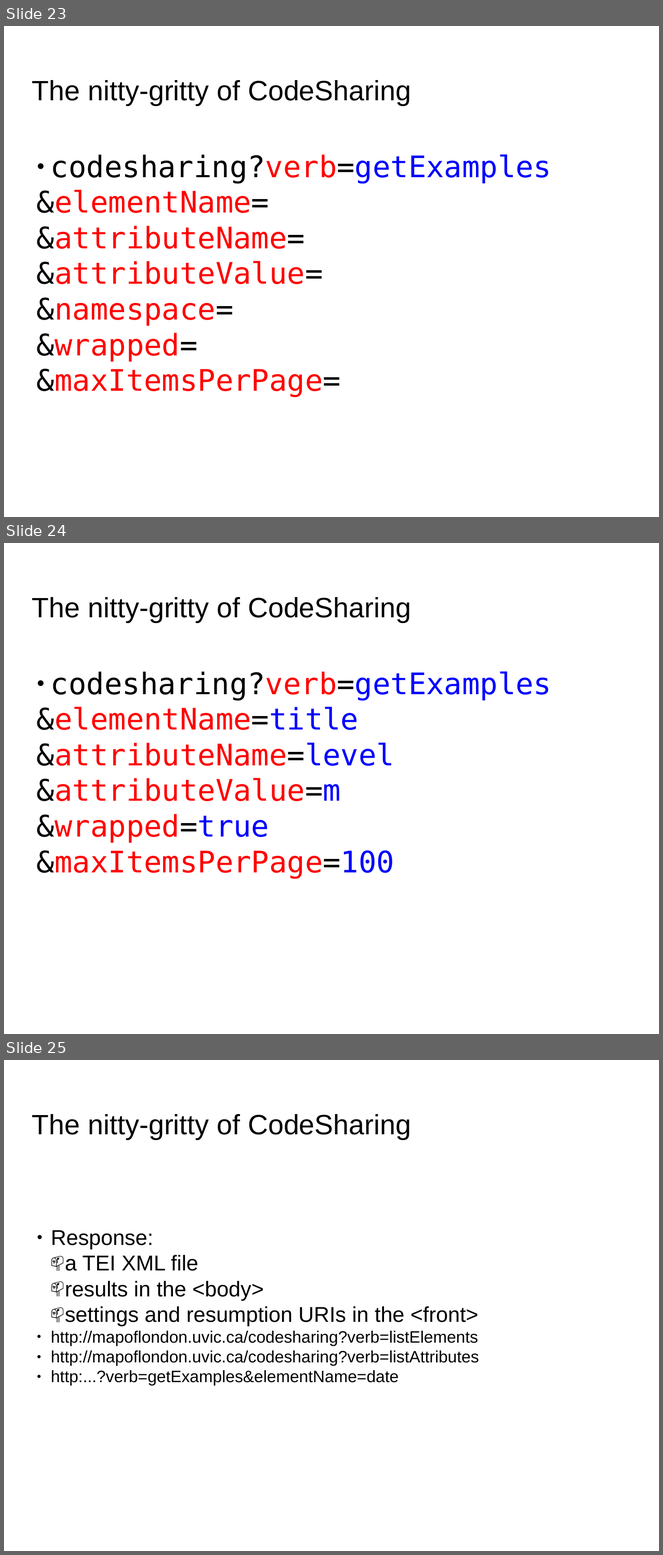
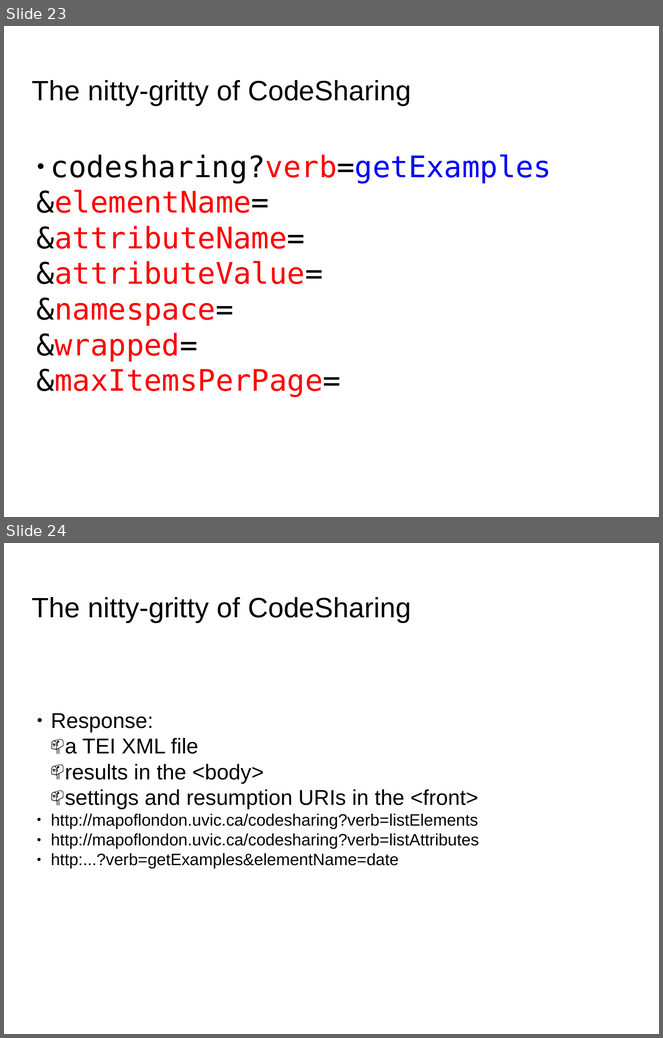
Before and after one commit to martindholmes/CodeSharing, a slide deck: presentations/codesharing_2014-10.pptx. Shown one above the other, each under a label of ours: slides 23, 24 and 25 before the commit, slides 23 and 24 after it. The pictures are 663x1555 and 663x1038 pixels, drawn with LibreOffice and Linux fonts; fonts in the diff are those of the drawing; background and template pictures are left out. Boxes give left, top, right and bottom in pixels: in the first picture for what was removed or moved away, otherwise in the second. Text is boxed around its words. In the diff, an @@ line names an element or a change of style, - is before the commit and + after.

```diff
--- a/presentations/codesharing_2014-10.pptx
+++ b/presentations/codesharing_2014-10.pptx
@@ slide 24 removed at box(4, 543, 659, 1034), background picture (left out) @@
@@ text removed at box(32, 597, 411, 622) @@
-The nitty-gritty of CodeSharing
@@ text removed at box(37, 671, 552, 878) @@
-● codesharing?verb=getExamples
-&elementName=title
-&attributeName=level
-&attributeValue=m
-&wrapped=true
-&maxItemsPerPage=100
@@ what was slide 25 is now slide 24 @@
```
Also in this commit, not shown: 1 slide changed, 2 other files.
